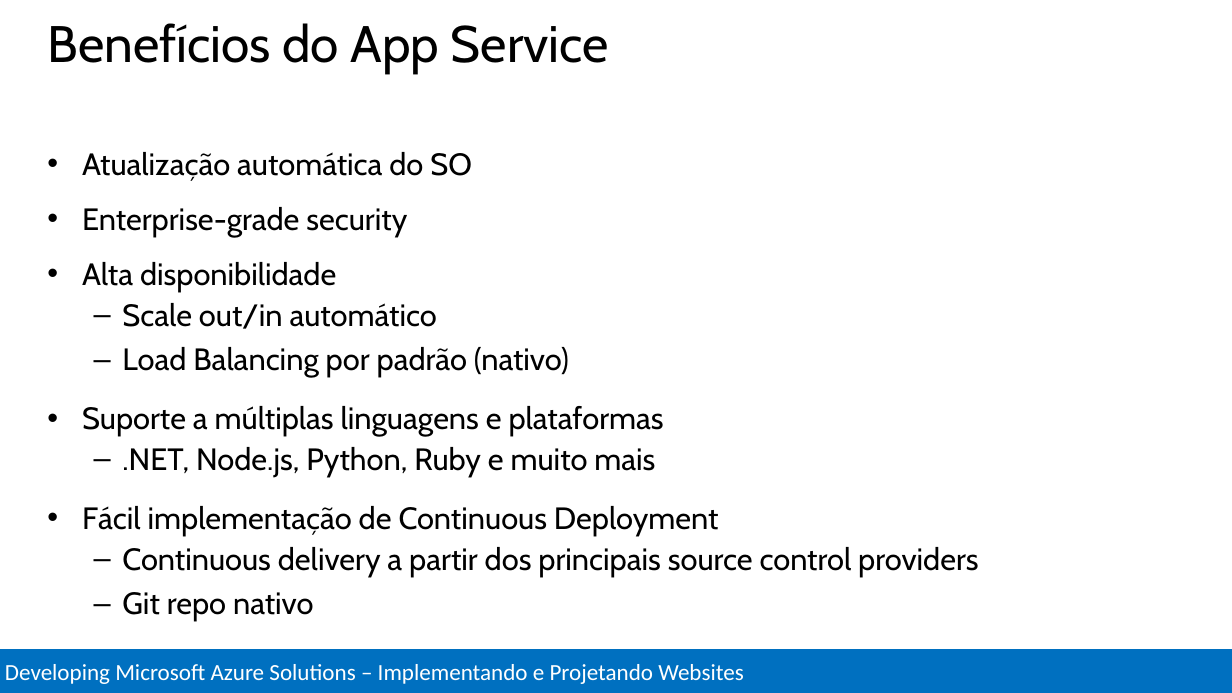
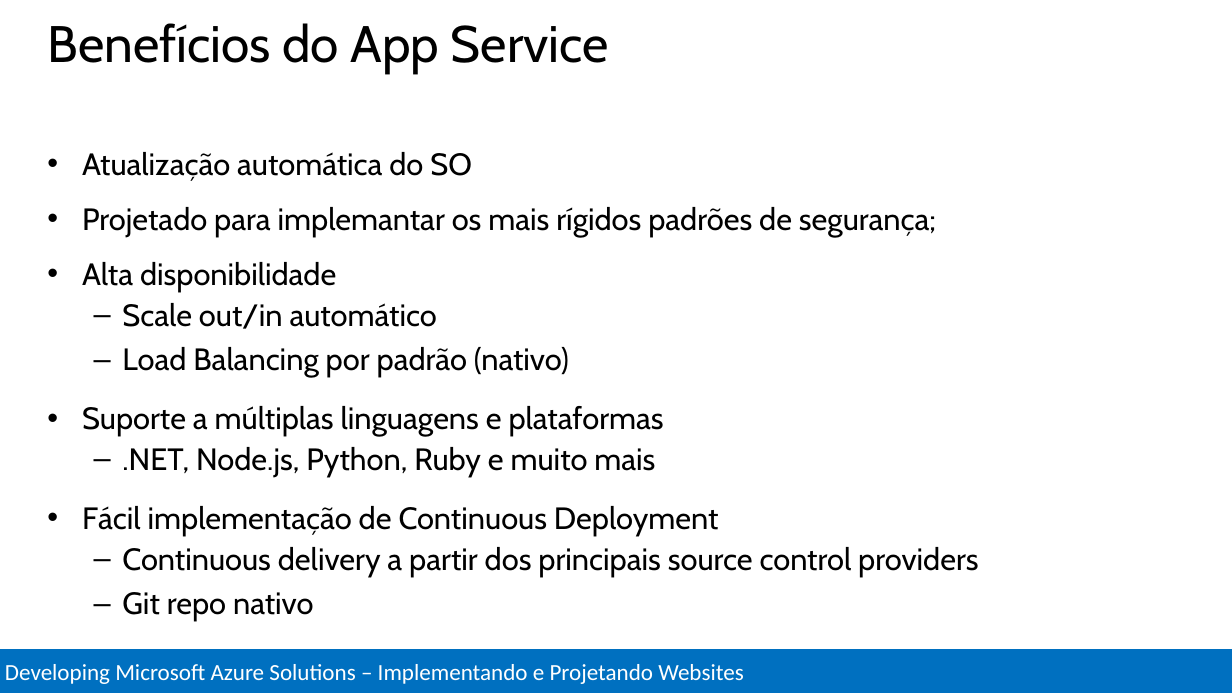
Before and after one commit to Evilazaro/MCSDAzureTraining, a slide deck: slide 7 of Implement and Design Websites/Implement and Design WebSites.pptx. Drawn at 1232x693 pixels with LibreOffice and Linux fonts; fonts in the diff are those of the drawing. Boxes give left, top, right and bottom in pixels: in the first picture for what was removed or moved away, otherwise in the second. Text is boxed around its words. In the diff, an @@ line names an element or a change of style, - is before the commit and + after.

```diff
--- a/Implement and Design Websites/Implement and Design WebSites.pptx
+++ b/Implement and Design Websites/Implement and Design WebSites.pptx
@@ text at (82,207,936,237): text changed @@
-• Enterprise-grade security
+• Projetado para implemantar os mais rígidos padrões de segurança;
```
Also in this commit, not shown: 3 other files.
